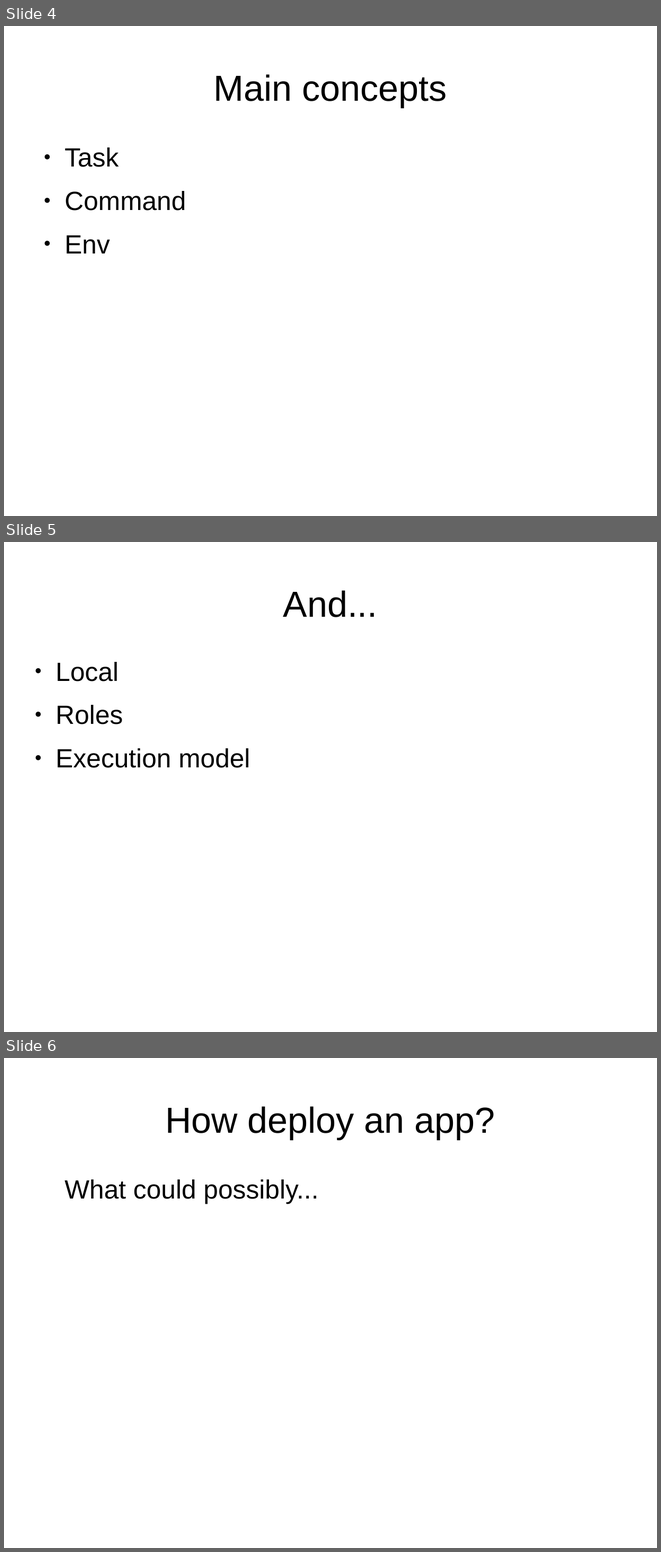
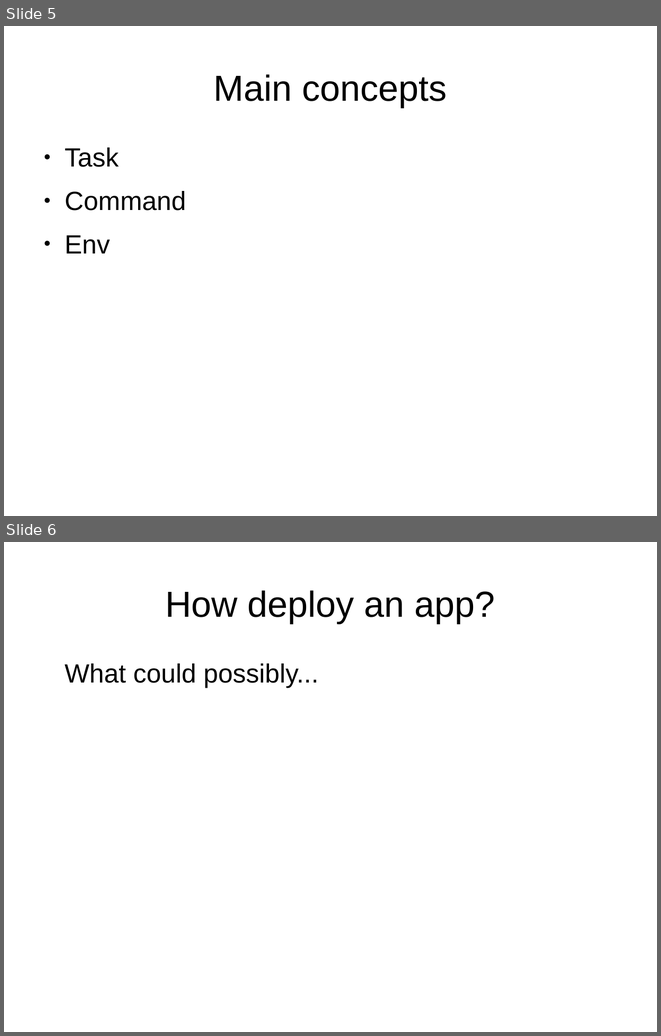
Before and after one commit to julienaubert/gothpy_fab, a slide deck: slides.odp. Shown one above the other, each under a label of ours: slides 4, 5 and 6 before the commit, slides 5 and 6 after it. The pictures are 661x1552 and 661x1036 pixels, drawn with LibreOffice and Linux fonts; fonts in the diff are those of the drawing. Boxes give left, top, right and bottom in pixels: in the first picture for what was removed or moved away, otherwise in the second. Text is boxed around its words. In the diff, an @@ line names an element or a change of style, - is before the commit and + after.

```diff
--- a/slides.odp
+++ b/slides.odp
@@ slide 5 removed at [4,542,657,1032], background #FFFFFF @@
@@ title removed at [283,590,378,617] @@
-And...
@@ text removed at [55,662,250,768] @@
-● Local
-● Roles
-● Execution model
@@ what was slide 4 is now slide 5 @@
```
Also in this commit, not shown: 2 slides changed, 7 slides added, 1 other slide removed, 11 other files.
